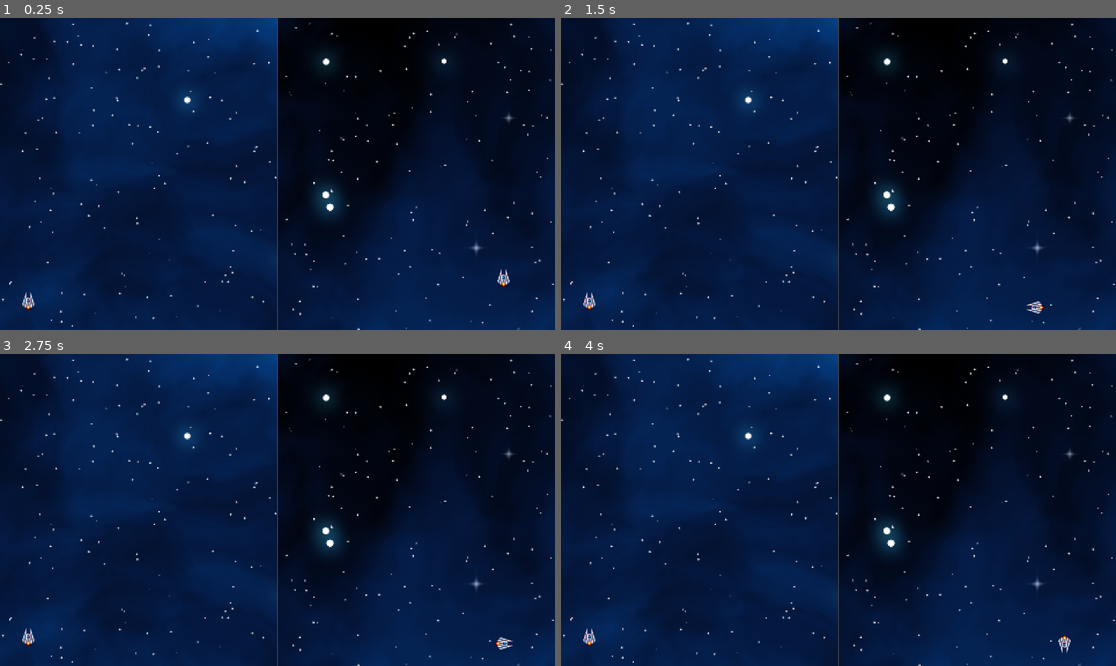
Above: before the commit, frames 1-4 (two rows, left to right).
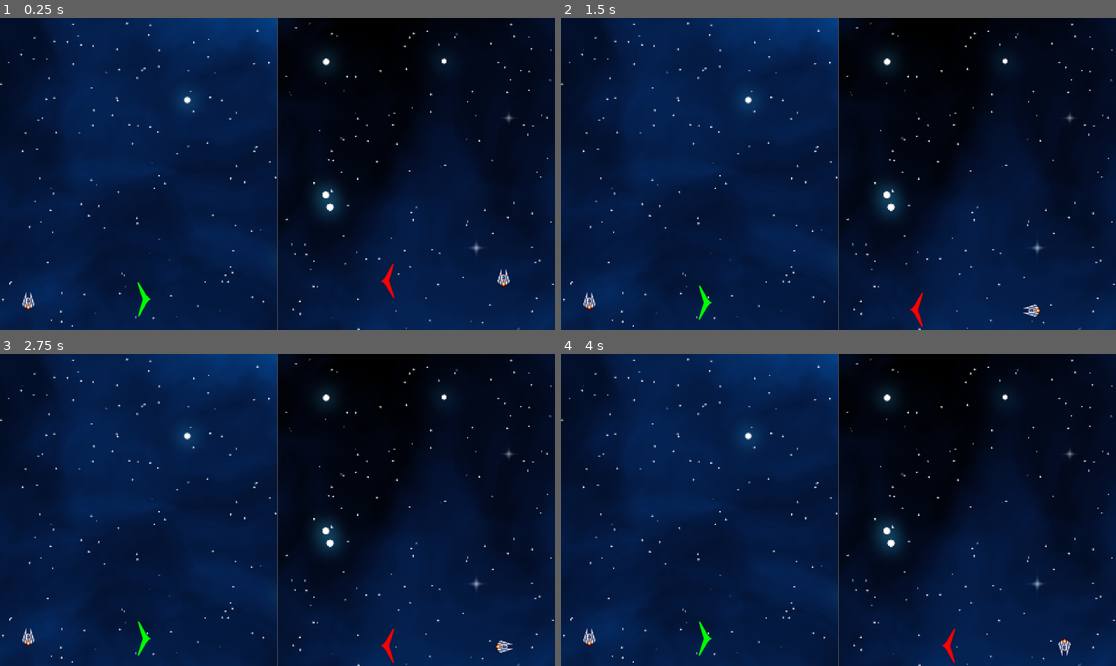
Above: after the commit, the same moments.

Repository: Draze999/Asteroiduel
Game: Godot game, scene res://splitscreen_camera.tscn
The game is run twice, just before and just after one commit, with the same random seed, the same clock (stepped at 60 frames per second) and the same inputs.
Inputs:
- Up to frame 1 (0.25 s): no input
- Up to frame 2 (1.5 s): tap Enter at 0.5 s; tap Down (MoveDownP2) at 0.6 s; tap Space at 1.25 s; tap Left (MoveLeftP2) at 1.35 s
- Up to frame 3 (2.75 s): tap Enter at 2 s; tap Right (MoveRightP2) at 2.1 s
- Up to frame 4 (4 s): tap Space at 2.75 s; tap Up (MoveUpP2) at 2.85 s; tap Enter at 3.5 s; tap Down (MoveDownP2) at 3.6 s

The runs differ from the first frame. In frame 1, 0.2% of the frame differs, in the area x 24-72%, y 78-96%; in frame 2, 0.3%, in the area x 24-88%, y 85-100%; in frame 3, 0.3%; in frame 4, 0.3%.

Commit message:
Added targetting arrow to know where is the other player

Diff:
--- /dev/null
+++ b/Target1.gd
@@ -0,0 +1,27 @@
+extends Sprite2D
+
+@export var direction = Vector2()
+@export var rotations = 0
+@export var distance = 0
+@onready var P1 = get_node("../../Player1")
+@onready var P2 = get_node("../../Player2")
+
+# Called when the node enters the scene tree for the first time.
+func _ready():
+	pass # Replace with function body.
+
+
+# Called every frame. 'delta' is the elapsed time since the previous frame.
+func _process(_delta):
+	direction.x = P2.position.x - P1.position.x
+	direction.y = P2.position.y - P1.position.y
+	direction = direction.rotated(-P1.rotation)
+	distance = sqrt((direction.x * direction.x) + (direction.y * direction.y))
+	direction = direction.normalized()
+	distance = clamp((distance - 650) / 200, 0, 1)
+	set_scale(Vector2(distance, distance))
+	modulate.a = distance
+	rotations = atan2(direction.y, direction.x) - rotation
+	rotate(rotations)
+	position.x = 200 * direction.x
+	position.y = 200 * direction.y
--- /dev/null
+++ b/Target2.gd
@@ -0,0 +1,27 @@
+extends Sprite2D
+
+@export var direction = Vector2()
+@export var rotations = 0
+@export var distance = 0
+@onready var P1 = get_node("../../Player1")
+@onready var P2 = get_node("../../Player2")
+
+# Called when the node enters the scene tree for the first time.
+func _ready():
+	pass # Replace with function body.
+
+
+# Called every frame. 'delta' is the elapsed time since the previous frame.
+func _process(_delta):
+	direction.x = P1.position.x - P2.position.x
+	direction.y = P1.position.y - P2.position.y
+	direction = direction.rotated(-P2.rotation)
+	distance = sqrt((direction.x * direction.x) + (direction.y * direction.y))
+	direction = direction.normalized()
+	distance = clamp((distance - 650) / 200, 0, 1)
+	set_scale(Vector2(distance, distance))
+	modulate.a = distance
+	rotations = atan2(direction.y, direction.x) - rotation
+	rotate(rotations)
+	position.x = 200 * direction.x
+	position.y = 200 * direction.y
--- a/player_1.gd
+++ b/player_1.gd
@@ -1,7 +1,7 @@
 extends CharacterBody2D
 
 
-const SPEED = 750.0
+const SPEED = 50000.0
 var sprite:Sprite2D
 var posX = 0
 var posY = 0
@@ -27,5 +27,5 @@
 		rotate(rotations)
 
 	Moving = Vector2(directionX, directionY).normalized()
-	velocity = Moving * SPEED
+	velocity = Moving * SPEED * _delta
 	move_and_slide()
--- a/player_1.tscn
+++ b/player_1.tscn
@@ -1,7 +1,9 @@
-[gd_scene load_steps=5 format=3 uid="uid://bscp2oj3kjjmt"]
+[gd_scene load_steps=7 format=3 uid="uid://bscp2oj3kjjmt"]
 
 [ext_resource type="Script" path="res://player_1.gd" id="1_67idu"]
 [ext_resource type="Texture2D" uid="uid://cb23yun46wy2m" path="res://Assets/spaceships.png" id="1_sxwl7"]
+[ext_resource type="Script" path="res://Target1.gd" id="3_hr6as"]
+[ext_resource type="Texture2D" uid="uid://c3kbf73cq4dca" path="res://Assets/Target.png" id="3_lmuk3"]
 
 [sub_resource type="AtlasTexture" id="AtlasTexture_hxijr"]
 atlas = ExtResource("1_sxwl7")
@@ -21,3 +23,9 @@
 
 [node name="CollisionShape2D" type="CollisionShape2D" parent="."]
 shape = SubResource("RectangleShape2D_2ohlm")
+
+[node name="Target" type="Sprite2D" parent="."]
+modulate = Color(0, 1, 0, 1)
+scale = Vector2(0.5, 0.5)
+texture = ExtResource("3_lmuk3")
+script = ExtResource("3_hr6as")
--- a/player_2.gd
+++ b/player_2.gd
@@ -1,7 +1,7 @@
 extends CharacterBody2D
 
 
-const SPEED = 750.0
+const SPEED = 50000.0
 var sprite:Sprite2D
 var posX = 0
 var posY = 0
@@ -27,5 +27,5 @@
 		rotate(rotations)
 
 	Moving = Vector2(directionX, directionY).normalized()
-	velocity = Moving * SPEED
+	velocity = Moving * SPEED * _delta
 	move_and_slide()
--- a/player_2.tscn
+++ b/player_2.tscn
@@ -1,7 +1,9 @@
-[gd_scene load_steps=5 format=3 uid="uid://prg5rgqgcp5t"]
+[gd_scene load_steps=7 format=3 uid="uid://prg5rgqgcp5t"]
 
 [ext_resource type="Script" path="res://player_2.gd" id="1_5ebg0"]
 [ext_resource type="Texture2D" uid="uid://cb23yun46wy2m" path="res://Assets/spaceships.png" id="2_rr03t"]
+[ext_resource type="Texture2D" uid="uid://c3kbf73cq4dca" path="res://Assets/Target.png" id="3_tna8b"]
+[ext_resource type="Script" path="res://Target2.gd" id="4_0t5fo"]
 
 [sub_resource type="AtlasTexture" id="AtlasTexture_hxijr"]
 atlas = ExtResource("2_rr03t")
@@ -21,3 +23,9 @@
 
 [node name="CollisionShape2D" type="CollisionShape2D" parent="."]
 shape = SubResource("RectangleShape2D_2ohlm")
+
+[node name="Target" type="Sprite2D" parent="."]
+modulate = Color(1, 0, 0, 1)
+scale = Vector2(0.5, 0.5)
+texture = ExtResource("3_tna8b")
+script = ExtResource("4_0t5fo")
Binary file added: Assets/Target.png
Not shown, added: Assets/Target.png.import
